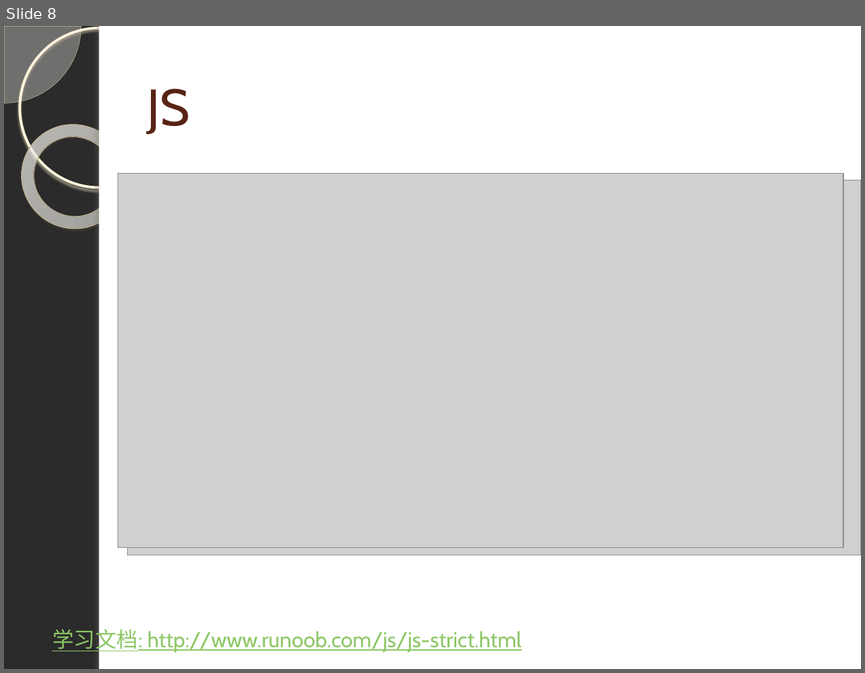
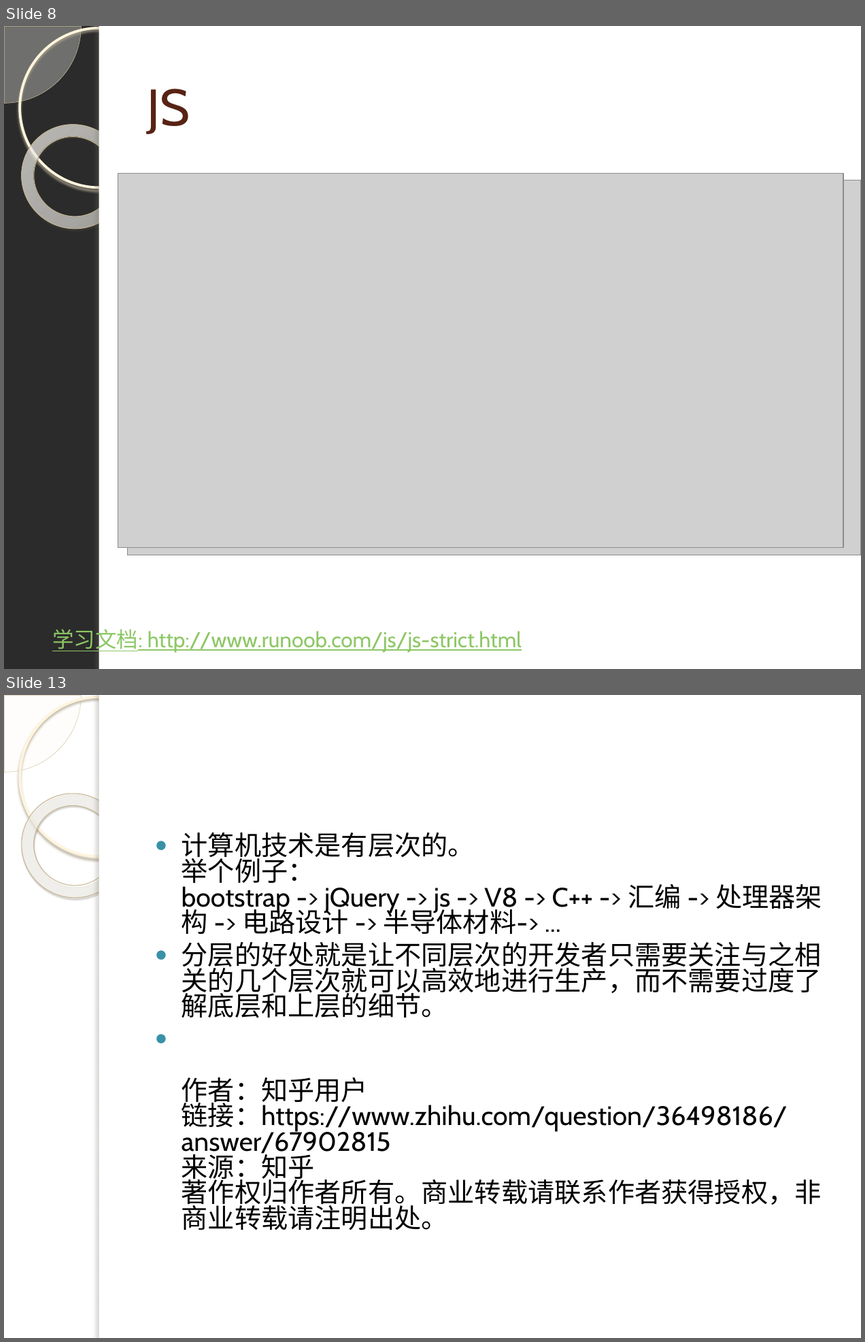
Before and after one commit to q315506754/algorithem, a slide deck: ps/js/演示文稿.pptx. Shown one above the other, each under a label of ours: slide 8 before the commit, slides 8 and 13 after it; the slides between them are not shown. The pictures are 865x673 and 865x1342 pixels, drawn with LibreOffice and Linux fonts; fonts in the diff are those of the drawing; grey boxes stand for pictures; background and template pictures are left out; a plain dark background stands for a picture behind light text. Boxes give left, top, right and bottom in pixels: in the first picture for what was removed or moved away, otherwise in the second. Text is boxed around its words. In the diff, an @@ line names an element or a change of style, - is before the commit and + after.

```diff
--- a/ps/js/演示文稿.pptx
+++ b/ps/js/演示文稿.pptx
@@ slide 13 added at bbox=[4, 695, 861, 1338], background picture (left out); not listed: 5 template elements that a slide beside it also shows @@
@@ text added at bbox=[181, 832, 822, 1230], 22.4 pt, text #000000 @@
+● 计算机技术是有层次的。
+  举个例子：
+  bootstrap -> jQuery -> js -> V8 -> C++ -> 汇编 -> 处理器架构 -> 电路设计 -> 半导体材料-> ...
+● 分层的好处就是让不同层次的开发者只需要关注与之相关的几个层次就可以高效地进行生产，而不需要过度了解底层和上层的细节。
+● 作者：知乎用户
+  链接：https://www.zhihu.com/question/36498186/answer/67902815
+  来源：知乎
+  著作权归作者所有。商业转载请联系作者获得授权，非商业转载请注明出处。
```
Also in this commit, not shown: 3 slides changed, 2 other slides added, 4 other files.
